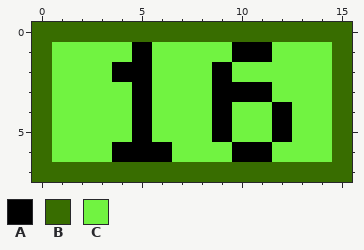
Pixel-art file: maps/img/brick_template.aseprite. That is the earlier state.
16x8 pixels, 1 frame.
Palette (. is transparent): A #000000  B #386d00  C #71f341
And afterwards:
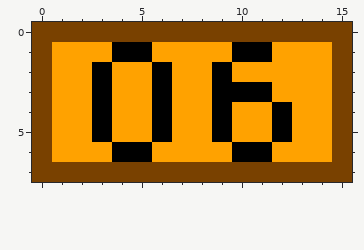
Edits made:
layer "powerup" now shown
layer "Layer 6" added
layer "Layer 16" now hidden
@@ palette @@
-B #386d00
+B #794100
-C #71f341
+C #ffa200
@@ x 1..8 @@
 0 BBBBBBBB
-1 CCCCACCC
-2 CCCAACCC
-3 CCCCACCC
-4 CCCCACCC
-5 CCCCACCC
-6 CCCAAACC
+1 CCCAACCC
+2 CCACCACC
+3 CCACCACC
+4 CCACCACC
+5 CCACCACC
+6 CCCAACCC
 7 BBBBBBBB
Changed places in both pictures, as pixel boxes (x1, y1, x2, y2):
changed: (32, 22, 352, 182)
